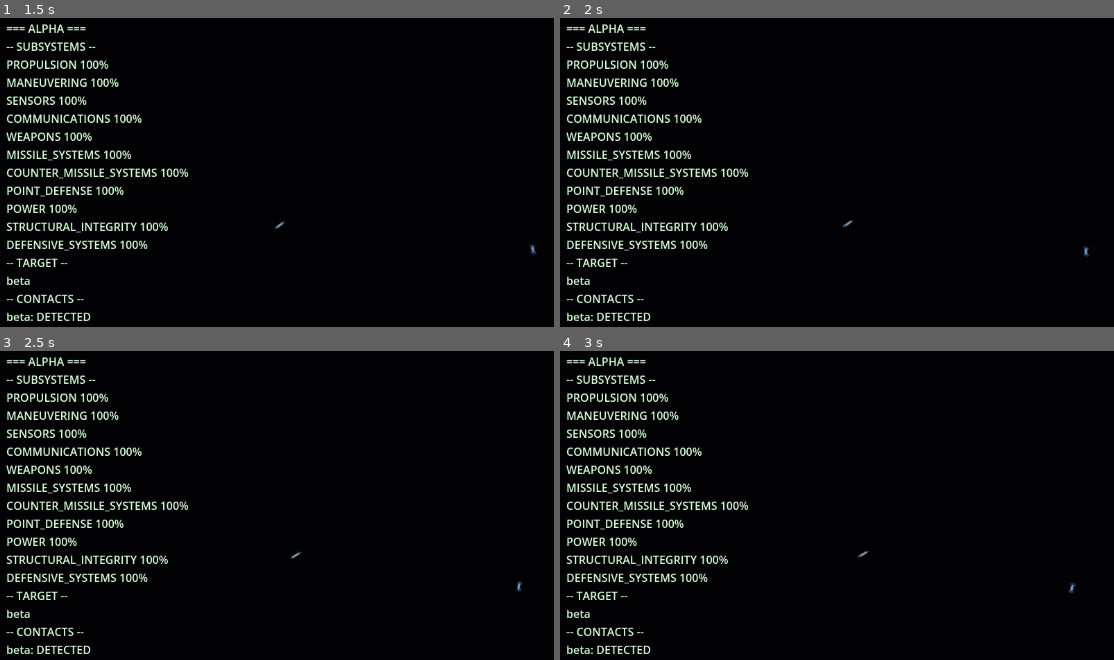
Above: before the commit, frames 1-4 (two rows, left to right).
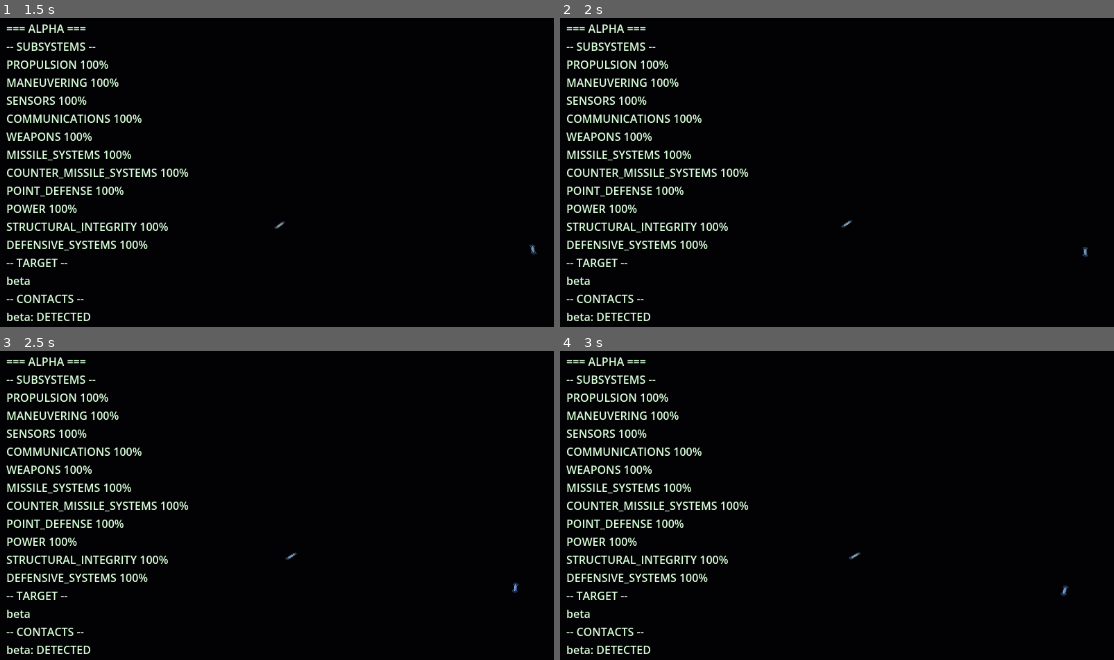
Above: after the commit, the same moments.

Repository: triest/HonorHaringtonGame
Game: Godot game, scene res://scenes/main.tscn
The game is run twice, just before and just after one commit, with the same random seed, the same clock (stepped at 60 frames per second) and the same inputs.
Inputs (mouse positions are in pixels of both pictures, inside the frame that each line leads up to):
- Up to frame 1 (1.5 s): tap Enter at 0.5 s; move the mouse to (outside the picture) at 0.52 s; hold D (order_turn_right, bound only after the commit) 0.53-1.25 s; hold Tab (order_select_ship, bound only after the commit) 0.53-1.25 s; click (outside the picture) at 0.67 s; tap C (order_target_clear, bound only after the commit) at 0.8 s; tap Space at 1.25 s; drag from (238, 259) to (360, 326) at 1.27 s
- Up to frame 2 (2 s): no input
- Up to frame 3 (2.5 s): tap Enter at 2 s; move the mouse to (476, 471) at 2.02 s; hold D (order_turn_right, bound only after the commit) from 2.03 s (still down); hold T (order_target_next, bound only after the commit) from 2.03 s (still down); tap F (order_weapons_toggle, bound only after the commit) at 2.3 s
- Up to frame 4 (3 s): release D (order_turn_right, bound only after the commit) at 2.75 s; release T (order_target_next, bound only after the commit) at 2.75 s; tap Space at 2.75 s; drag from (920, 659) to (715, 502) at 2.77 s

Frame 1 is identical in both runs. In frame 2, less than 0.1% of the frame differs, in the area x 50-96%, y 65-78%; in frame 3, less than 0.1%; in frame 4, 0.1%, in the area x 52-94%, y 64-80%.

Commit message:
§56.1 vertical slice item 5: order input wiring (hotkeys)
Add scripts/player_input.gd (PlayerInput) -- reads a new project.godot
Input Map (order_select_ship/order_target_next/order_target_clear/
order_weapons_toggle/order_turn_left/order_turn_right/order_speed_up/
order_speed_down) and calls directly into SimulationWorld's existing
transmit_* order API (transmit_individual_order_now with
IndividualOrder.change_course/change_speed for course/speed,
transmit_ship_target/transmit_clear_ship_target for target designation
over the ship's live sensor_contacts, transmit_ship_weapons_free for
weapons free/hold). Uses transmit_* specifically so player orders incur
the same §25/§31 communications-delay modeling as any other commander
order, per that family's own doc comment.

Player-controlled ship decided as "alpha" (matches Hud's existing POV).
"select ship" hotkey wired but a visible no-op with only one
controllable ship this pass -- honest and minimal, documented in
player_input.gd and ASSUMPTIONS.md.

Instanced in main.gd next to hud/weapon_fx. project.godot's [input]
section written via a throwaway (uncommitted) headless ProjectSettings
script rather than hand-typed, to get Godot's own InputEventKey
serialization exactly right; physics_ticks_per_second and
rendering_method (dropped by ProjectSettings.save() because they
matched engine defaults) were restored explicitly afterward.

Verified via a throwaway (uncommitted) headless SceneTree script that
called PlayerInput's handlers directly against a running
SimulationWorld: course/speed orders queue with comms delay and later
actually activate an IndividualCommandState for alpha; target-cycle,
clear-target, and weapons-toggle all land correctly after their delay.
Also reverified via headless --import (clean) and a headless run of
main.tscn --quit-after 120: unchanged 16-occurrence dummy-renderer
baseline, 0 new error/warning types.

Co-Authored-By: Claude Sonnet 5 <noreply@anthropic.com>
Claude-Session: https://claude.ai/code/session_01HXZoDmZBGpVp7bUzAgpgag

Diff:
--- a/project/project.godot
+++ b/project/project.godot
@@ -10,6 +10,49 @@
 config/features=PackedStringArray("4.3", "Forward Plus")
 config/icon="res://icon.svg"
 
+[input]
+
+order_select_ship={
+"deadzone": 0.5,
+"events": [Object(InputEventKey,"resource_local_to_scene":false,"resource_name":"","device":0,"window_id":0,"alt_pressed":false,"shift_pressed":false,"ctrl_pressed":false,"meta_pressed":false,"pressed":false,"keycode":0,"physical_keycode":4194306,"key_label":0,"unicode":0,"location":0,"echo":false,"script":null)
+]
+}
+order_target_next={
+"deadzone": 0.5,
+"events": [Object(InputEventKey,"resource_local_to_scene":false,"resource_name":"","device":0,"window_id":0,"alt_pressed":false,"shift_pressed":false,"ctrl_pressed":false,"meta_pressed":false,"pressed":false,"keycode":0,"physical_keycode":84,"key_label":0,"unicode":0,"location":0,"echo":false,"script":null)
+]
+}
+order_target_clear={
+"deadzone": 0.5,
+"events": [Object(InputEventKey,"resource_local_to_scene":false,"resource_name":"","device":0,"window_id":0,"alt_pressed":false,"shift_pressed":false,"ctrl_pressed":false,"meta_pressed":false,"pressed":false,"keycode":0,"physical_keycode":67,"key_label":0,"unicode":0,"location":0,"echo":false,"script":null)
+]
+}
+order_weapons_toggle={
+"deadzone": 0.5,
+"events": [Object(InputEventKey,"resource_local_to_scene":false,"resource_name":"","device":0,"window_id":0,"alt_pressed":false,"shift_pressed":false,"ctrl_pressed":false,"meta_pressed":false,"pressed":false,"keycode":0,"physical_keycode":70,"key_label":0,"unicode":0,"location":0,"echo":false,"script":null)
+]
+}
+order_turn_left={
+"deadzone": 0.5,
+"events": [Object(InputEventKey,"resource_local_to_scene":false,"resource_name":"","device":0,"window_id":0,"alt_pressed":false,"shift_pressed":false,"ctrl_pressed":false,"meta_pressed":false,"pressed":false,"keycode":0,"physical_keycode":65,"key_label":0,"unicode":0,"location":0,"echo":false,"script":null)
+]
+}
+order_turn_right={
+"deadzone": 0.5,
+"events": [Object(InputEventKey,"resource_local_to_scene":false,"resource_name":"","device":0,"window_id":0,"alt_pressed":false,"shift_pressed":false,"ctrl_pressed":false,"meta_pressed":false,"pressed":false,"keycode":0,"physical_keycode":68,"key_label":0,"unicode":0,"location":0,"echo":false,"script":null)
+]
+}
+order_speed_up={
+"deadzone": 0.5,
+"events": [Object(InputEventKey,"resource_local_to_scene":false,"resource_name":"","device":0,"window_id":0,"alt_pressed":false,"shift_pressed":false,"ctrl_pressed":false,"meta_pressed":false,"pressed":false,"keycode":0,"physical_keycode":87,"key_label":0,"unicode":0,"location":0,"echo":false,"script":null)
+]
+}
+order_speed_down={
+"deadzone": 0.5,
+"events": [Object(InputEventKey,"resource_local_to_scene":false,"resource_name":"","device":0,"window_id":0,"alt_pressed":false,"shift_pressed":false,"ctrl_pressed":false,"meta_pressed":false,"pressed":false,"keycode":0,"physical_keycode":83,"key_label":0,"unicode":0,"location":0,"echo":false,"script":null)
+]
+}
+
 [physics]
 
 common/physics_ticks_per_second=60
--- a/project/scripts/main.gd
+++ b/project/scripts/main.gd
@@ -36,13 +36,17 @@
 var hulls: Dictionary = {}  # String ship_id -> HullState (local, illustrative only -- NOT passed to world.hulls; see world.add_ship's optional hull param, unused here)
 var weapon_fx: WeaponFx
 var hud: Hud
+var player_input: PlayerInput
 
 ## ТЗ §56.1 item 4 (Minimal HUD): which ship the single HUD panel is a
 ## point of view for. Alpha, arbitrarily -- no player-controlled side
-## exists yet (that is item 5), so there is no principled reason to
-## prefer one demo ship over the other; picking one is what the
-## checklist item itself allows ("pick ONE ship... unless showing both
-## is trivial").
+## existed yet when item 4 was built; item 5 (PlayerInput,
+## scripts/player_input.gd) has since made "alpha" the actual
+## player-controlled ship (see that script's own doc comment for the
+## decision), so this constant and PlayerInput's default
+## `selected_ship_id` are intentionally the same ship -- the HUD shows
+## exactly the ship the player commands, not an arbitrary/independent
+## choice anymore.
 const HUD_POV_SHIP_ID: String = "alpha"
 
 func _ready() -> void:
@@ -99,6 +103,15 @@
 
 	hud = Hud.new()
 	add_child(hud)
+
+	# ТЗ §56.1 item 5 (Order input wiring): translates hotkeys (project.
+	# godot [input], see PlayerInput's own doc comment) into calls on
+	# `world`'s existing transmit_*/order APIs. Given `world` directly
+	# (not looked up) since main.gd already owns the one SimulationWorld
+	# instance for this scene.
+	player_input = PlayerInput.new()
+	player_input.world = world
+	add_child(player_input)
 
 	world.clock.simulation_tick.connect(_on_tick)
 	_frame_camera_on_ships()
--- /dev/null
+++ b/project/scripts/player_input.gd
@@ -0,0 +1,176 @@
+extends Node
+## PlayerInput
+##
+## ТЗ §56.1 item 5 ("Order input wiring"): "Minimal player input wired
+## DIRECTLY to the already-implemented backend order APIs (FormationOrder,
+## IndividualOrder, ShipCombatDirective) -- a handful of buttons/hotkeys
+## (select ship, set course/speed, designate target, weapons free/hold),
+## not a polished command UI and not the general Scenario/editor system."
+##
+## This is a pure INPUT-TO-ORDER translator: it reads discrete Input Map
+## actions (project.godot [input], added this pass) and calls straight
+## into SimulationWorld's existing order-issuing API -- it invents no new
+## order semantics of its own, exactly like WeaponFx/Hud invent no new
+## simulation state (§42). Specifically uses the `transmit_*` family
+## (transmit_individual_order_now / transmit_ship_target /
+## transmit_clear_ship_target / transmit_ship_weapons_free), not the
+## instant `issue_*`/`set_*` ones -- per simulation_world.gd's own doc
+## comment on that family: "Use these to represent a commander issuing an
+## order through the normal chain of command", which is exactly what a
+## human player pressing a key represents. This also means player orders
+## honestly incur the same §25/§31 communications-delay-based-on-
+## COMMUNICATIONS-subsystem-condition modeling as any other commander
+## order -- not an unexplained instant-effect special case for the
+## player.
+##
+## WHICH SHIP THE PLAYER CONTROLS (decided this pass, see state.md/
+## CHANGELOG.md): "alpha" -- the same ship Hud (scripts/hud.gd, item 4)
+## already shows. There is exactly one entry in `_controllable_ship_ids`
+## right now, so `order_select_ship` (TAB) is wired but currently a
+## visible no-op (cycling a 1-element list always lands back on itself) --
+## kept because the checklist item explicitly lists "select ship" as one
+## of the hotkeys to wire, and this is the honest, minimal way to have it
+## present without inventing a second player-controlled ship or a
+## side-selection mechanic that doesn't exist yet. Extending this to a
+## real multi-ship roster later is just adding entries to
+## `_controllable_ship_ids`, nothing else changes.
+##
+## Course/speed hotkeys track a per-ship DESIRED heading/speed locally
+## (`_desired_heading_by_ship` / `_desired_speed_by_ship`), incrementing
+## from the last value THIS SCRIPT COMMANDED rather than re-reading the
+## ship's current actual velocity every keypress -- an order just
+## transmitted has not taken effect yet (comm delay, then the ship still
+## has to accelerate/turn to match), so re-reading live velocity on a
+## rapid second keypress would make the turn/speed step size inconsistent
+## depending on how much the previous order has already been achieved.
+## Falls back to the ship's actual current velocity/orientation only the
+## FIRST time a given ship receives a course/speed hotkey this session.
+class_name PlayerInput
+
+var world: SimulationWorld
+
+## Ships the player may select and command. Exactly one entry for this
+## slice -- see class doc comment above.
+var _controllable_ship_ids: Array = ["alpha"]
+var selected_ship_id: String = "alpha"
+
+var _desired_heading_by_ship: Dictionary = {}  # ship_id -> Vector3 (unit, world-space)
+var _desired_speed_by_ship: Dictionary = {}    # ship_id -> float (m/s)
+
+## §29/§30-style game-feel constants (ASSUMPTION, not canon -- same status
+## as FormationOrder/IndividualOrder's own tolerance constants): how much
+## one keypress changes heading/speed. Chosen so a few presses produce a
+## visible course change within this demo's short observation window, not
+## tuned against any source.
+const TURN_STEP_RAD: float = 0.2618  # 15 degrees
+const SPEED_STEP_MPS: float = 200.0
+
+func _unhandled_input(event: InputEvent) -> void:
+	if world == null:
+		return
+
+	if event.is_action_pressed("order_select_ship"):
+		_select_next_ship()
+	elif event.is_action_pressed("order_target_next"):
+		_select_next_target()
+	elif event.is_action_pressed("order_target_clear"):
+		world.transmit_clear_ship_target(selected_ship_id)
+	elif event.is_action_pressed("order_weapons_toggle"):
+		_toggle_weapons_free()
+	elif event.is_action_pressed("order_turn_left"):
+		_turn(1.0)
+	elif event.is_action_pressed("order_turn_right"):
+		_turn(-1.0)
+	elif event.is_action_pressed("order_speed_up"):
+		_change_speed(SPEED_STEP_MPS)
+	elif event.is_action_pressed("order_speed_down"):
+		_change_speed(-SPEED_STEP_MPS)
+
+## §30 "select ship" -- cycles through `_controllable_ship_ids`. See
+## class doc comment: currently a no-op with only one controllable ship,
+## wired for when that list grows.
+func _select_next_ship() -> void:
+	if _controllable_ship_ids.is_empty():
+		return
+	var idx: int = _controllable_ship_ids.find(selected_ship_id)
+	idx = (idx + 1) % _controllable_ship_ids.size()
+	selected_ship_id = _controllable_ship_ids[idx]
+
+func _current_ship() -> ShipPhysicsState:
+	return world.ships.get(selected_ship_id)
+
+## Returns the heading this script should turn/accelerate FROM: the last
+## value this script itself commanded for this ship, or (first use) the
+## ship's actual current velocity direction, or (stationary) its nose
+## orientation. See class doc comment for why this is not just always
+## "read current velocity".
+func _base_heading(ship: ShipPhysicsState) -> Vector3:
+	if _desired_heading_by_ship.has(selected_ship_id):
+		return _desired_heading_by_ship[selected_ship_id]
+	if ship.velocity.length_squared() > 0.0001:
+		return ship.velocity.normalized()
+	return ship.orientation * Vector3.FORWARD
+
+func _base_speed(ship: ShipPhysicsState) -> float:
+	if _desired_speed_by_ship.has(selected_ship_id):
+		return _desired_speed_by_ship[selected_ship_id]
+	return ship.velocity.length()
+
+## §30 "course": rotate the selected ship's desired heading by
+## +/-TURN_STEP_RAD around world Y (yaw only -- this demo's ships
+## maneuver in a single plane; a full 3D heading picker is out of scope
+## for this minimal hotkey slice) and transmit it as an IndividualOrder.
+func _turn(sign: float) -> void:
+	var ship: ShipPhysicsState = _current_ship()
+	if ship == null:
+		return
+	var heading: Vector3 = _base_heading(ship).rotated(Vector3.UP, TURN_STEP_RAD * sign)
+	_desired_heading_by_ship[selected_ship_id] = heading
+	world.transmit_individual_order_now(selected_ship_id, IndividualOrder.change_course(ship, heading))
+
+## §30 "speed"/"acceleration"/"deceleration": adjust the selected ship's
+## desired speed by +/-SPEED_STEP_MPS (floored at 0 -- no reverse thrust
+## modeled anywhere in this codebase) along its current desired heading,
+## and transmit it. Passes `heading` explicitly to change_speed (rather
+## than leaving it to default off the ship's live velocity direction) for
+## the same reason `_base_heading` above does not just read live
+## velocity: a heading order transmitted moments ago may not have taken
+## effect yet.
+func _change_speed(delta_mps: float) -> void:
+	var ship: ShipPhysicsState = _current_ship()
+	if ship == null:
+		return
+	var heading: Vector3 = _base_heading(ship)
+	var speed: float = maxf(0.0, _base_speed(ship) + delta_mps)
+	_desired_speed_by_ship[selected_ship_id] = speed
+	world.transmit_individual_order_now(selected_ship_id, IndividualOrder.change_speed(ship, speed, heading))
+
+## §30 "target"/"target priority": cycle the selected ship's manual
+## weapon-target designation through its own LIVE sensor contact list
+## (`world.sensor_contacts[selected_ship_id]`) -- reads the same contact
+## dictionary Hud already displays, so whatever the player can see on the
+## HUD's CONTACTS list is exactly what this can designate; nothing here
+## invents a separate "known contacts" list. Sorted for a deterministic
+## cycle order (Dictionary key order is insertion order, not stable
+## across runs). A no-op if there are currently no contacts.
+func _select_next_target() -> void:
+	var contacts: Dictionary = world.sensor_contacts.get(selected_ship_id, {})
+	if contacts.is_empty():
+		return
+	var contact_ids: Array = contacts.keys()
+	contact_ids.sort()
+
+	var directive: ShipCombatDirective = world.ship_combat_directives.get(selected_ship_id)
+	var current_target: String = directive.manual_target_ship_id if directive != null else ""
+	var idx: int = contact_ids.find(current_target)
+	idx = (idx + 1) % contact_ids.size()
+	world.transmit_ship_target(selected_ship_id, contact_ids[idx])
+
+## §30 "weapon mode": toggle weapons free/hold for the selected ship.
+## Reads the CURRENT directive state (defaulting to the same
+## weapons_free=true default ShipCombatDirective itself uses) so this is
+## a true toggle, not an assumption about which state the ship is in.
+func _toggle_weapons_free() -> void:
+	var directive: ShipCombatDirective = world.ship_combat_directives.get(selected_ship_id)
+	var currently_free: bool = directive.weapons_free if directive != null else true
+	world.transmit_ship_weapons_free(selected_ship_id, not currently_free)
Not shown, changed: .tools/state.md
Not shown, changed: ASSUMPTIONS.md
Not shown, changed: CHANGELOG.md
